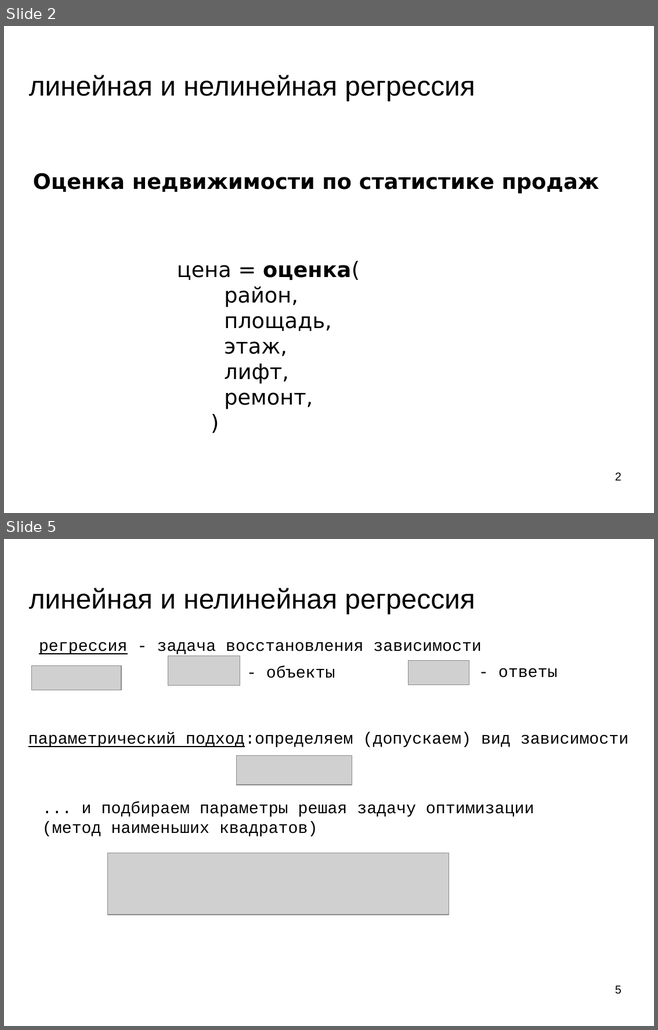
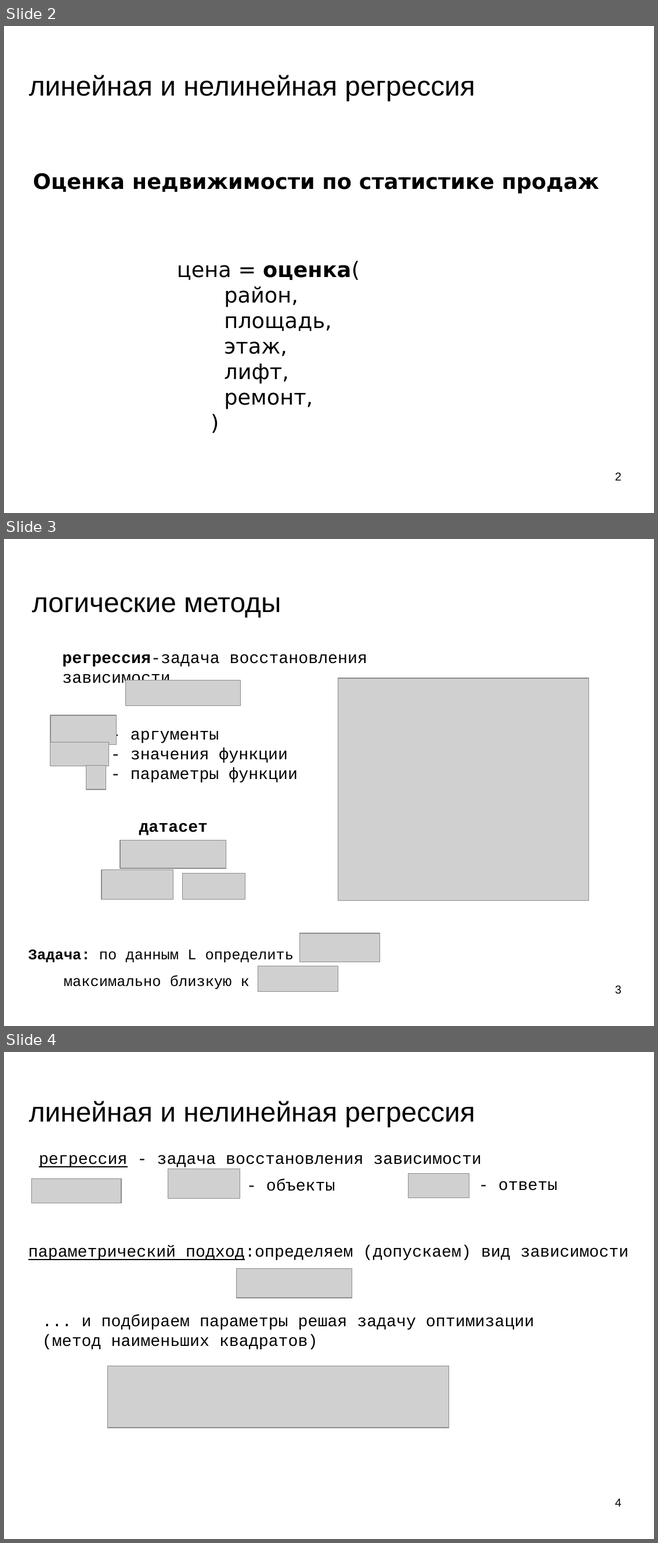
Before and after one commit to mechanoid5/ml_lectorium_2024_I, a slide deck: 13-regression-linear.odp. Shown one above the other, each under a label of ours: slides 2 and 5 before the commit, slides 2, 3 and 4 after it; the slides between them are not shown. The pictures are 658x1030 and 658x1543 pixels, drawn with LibreOffice and Linux fonts; fonts in the diff are those of the drawing; grey boxes stand for pictures; background and template pictures are left out. Boxes give left, top, right and bottom in pixels: in the first picture for what was removed or moved away, otherwise in the second. Text is boxed around its words. In the diff, an @@ line names an element or a change of style, - is before the commit and + after.

```diff
--- a/13-regression-linear.odp
+++ b/13-regression-linear.odp
@@ slide 3 added at <box>4,539,654,1026</box>, background picture (left out) @@
@@ title added at <box>32,597,281,617</box>, 33.9 pt, text #000000 @@
+логические методы
@@ text added at <box>62,654,367,687</box>, 20 pt, text #000000 @@
+регрессия-задача восстановления зависимости
@@ picture added at <box>125,680,241,706</box> @@
@@ picture added at <box>338,678,589,901</box> @@
@@ picture added at <box>50,715,116,745</box> @@
@@ picture added at <box>50,743,109,766</box> @@
@@ subtitle added at <box>130,730,297,783</box>, 20 pt, text #000000 @@
+- аргументы
+- значения функции
+- параметры функции
@@ picture added at <box>86,765,107,790</box> @@
@@ text added at <box>139,823,208,835</box>, 20 pt, text #000000, bold @@
+датасет
@@ picture added at <box>120,840,226,868</box> @@
@@ picture added at <box>101,870,173,900</box> @@
@@ picture added at <box>183,874,245,900</box> @@
@@ picture added at <box>299,933,379,962</box> @@
@@ text added at <box>28,950,293,990</box>, 18 pt, text #000000 @@
+Задача: по данным L определить
+максимально близкую к
@@ picture added at <box>258,966,338,992</box> @@
@@ page number added at <box>615,986,621,994</box>, 14 pt, text #000000 @@
+3
@@ what was slide 5 is now slide 4 @@
@@ page number at <box>615,1499,621,1507</box>: text changed @@
-5
+4
```
Also in this commit, not shown: 1 other slide added, 3 slides removed, 7 other files.
